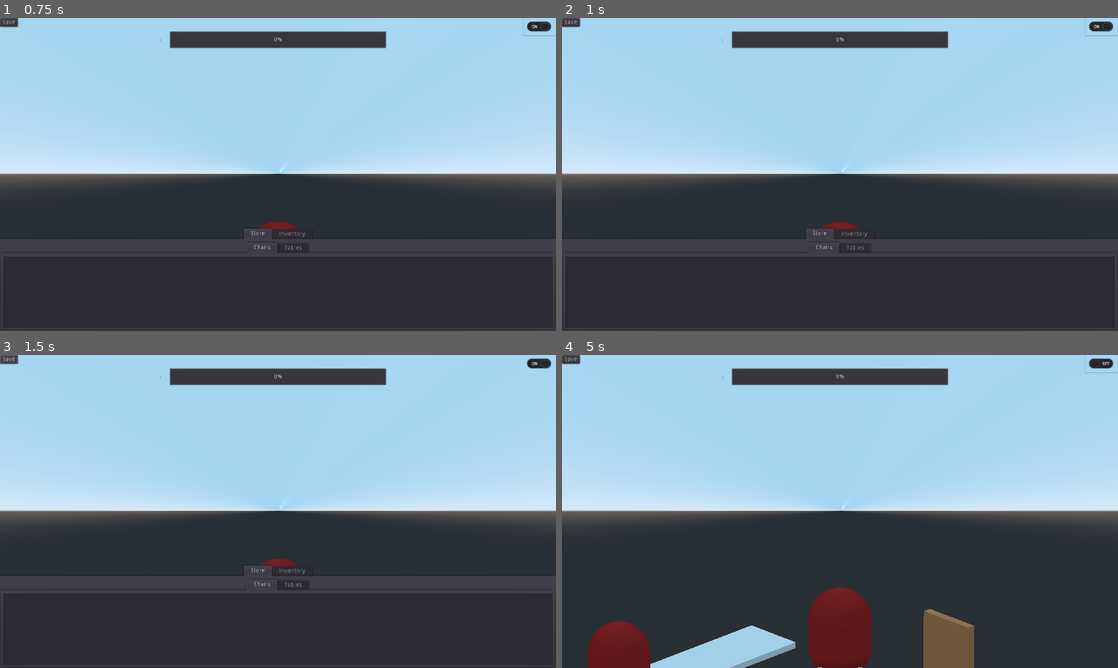
Above: before the commit, frames 1-4 (two rows, left to right).
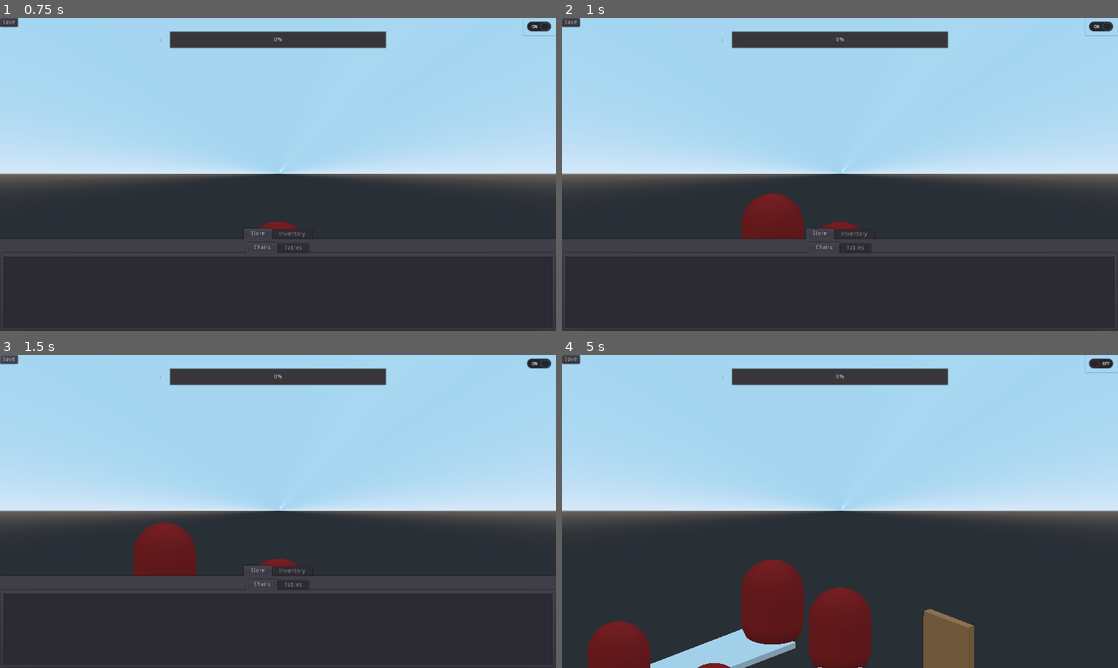
Above: after the commit, the same moments.

Repository: bigigloogames/Emperor-s-Restaurant
Game: Godot game, scene res://scenes/Restaurant.tscn
Same seed, same stepped clock (60 frames per second), same inputs: the game is played once before the commit and once after it. The project has no main scene, so this scene is started directly.
Inputs (mouse positions are in pixels of both pictures, inside the frame that each line leads up to):
- Up to frame 1 (0.75 s): click (539, 27) at 0.5 s
- Up to frame 2 (1 s): no input
- Up to frame 3 (1.5 s): click "Save" at 1.25 s
- Up to frame 4 (5 s): move the mouse to (962, 495) at 2.02 s; hold Up (ui_up) 2.03-2.78 s; tap Mouse wheel down (wheel_down) at 2.1, 3.6 s; click (962, 495) at 2.17 s; move the mouse to (728, 527) at 2.77 s; hold Down (ui_down) 2.78-3.53 s; tap Mouse wheel up (wheel_up) at 2.85, 4.35 s; click (728, 527) at 2.92 s; move the mouse to (895, 442) at 3.52 s; hold Up (ui_up) from 3.53 s (still down); click (895, 442) at 3.67 s; tap Enter at 4.25 s; move the mouse to (812, 574) at 4.27 s; click (812, 574) at 4.42 s

Frame 1 is identical in both runs. In frame 2, 1.4% of the frame differs, in the area x 32-44%, y 56-71%; in frame 3, 1.7%; in frame 4, 2.7%, in the area x 24-44%, y 65-100%.

Commit message:
Add Persistent Furniture Changes

Diff:
--- a/scenes/Restaurant.tscn
+++ b/scenes/Restaurant.tscn
@@ -168,7 +168,6 @@
 transform = Transform( 1, 0, 0, 0, 1, 0, 0, 0, 1, 0, 2, 0 )
 
 [node name="CustomerTimer" type="Timer" parent="."]
-wait_time = 3.0
 autostart = true
 [connection signal="toggled" from="Control/BuildMode" to="." method="_on_BuildMode_toggled"]
 [connection signal="item_selected" from="Control/Build/Inventory/Chairs" to="." method="_on_ItemList_item_selected"]
--- a/scripts/Furniture.gd
+++ b/scripts/Furniture.gd
@@ -21,7 +21,12 @@
 
 func place_item(selected_item, position):
 	position = world_to_map(position)
-	set_cell_item(position.x, 0, position.z, selected_item, SW)
+	var m = position.x
+	var n = position.z
+	if m >= 0 and n >= 0 and m < 9 and n < 9:
+		set_cell_item(m, 0, n, selected_item, SW)
+		return position
+	return null
 
 
 # Called every frame. 'delta' is the elapsed time since the previous frame.
--- a/scripts/Restaurant.gd
+++ b/scripts/Restaurant.gd
@@ -2,9 +2,6 @@
 
 const Unit = preload("res://scenes/Unit.tscn")
 # MeshLib item constants
-const EMPTY = -1
-const PATH_TILE = 4
-const SEAT_TILE = 6
 const CHAIR = 3
 const TABLE = 2
 # GridMap orientation constants
@@ -22,7 +19,6 @@
 onready var ExpBar = $Control/ExpBar
 onready var Level = $Control/Level
 var sav_dict = {}
-var level = 1
 var seats = []
 var selected_item = -1
 var build_mode = false
@@ -33,26 +29,26 @@
 	var furniture = sav_dict["furniture"]
 	Floor.populate_tiles(room_size)
 	Furni.populate_furniture(furniture)
-	seats = Astar.populate_astar(room_size, furniture)
 
-	Astar.generate_astar()
+	initialize_astar()
 
 	var mesh_lib = Furni.mesh_library
 	FurniList.populate_list(mesh_lib)
 
 
 func _on_CustomerTimer_timeout():
-	while seats:
+	if seats:
 		var NewUnit = Unit.instance()
 		NewUnit.translation.x = -3
 		NewUnit.translation.y = 2
 		self.add_child(NewUnit)
 		#NewUnit.visit_restaurant()
 		var free_seat = seats.pop_back()
-		var seat_id = $Astar.all_points[$Astar.v3_to_index(free_seat)]
-		$Astar.astar.set_point_disabled(seat_id, false)
+		print(free_seat)
+		var seat_id = Astar.all_points[Astar.v3_to_index(free_seat)]
+		Astar.astar.set_point_disabled(seat_id, false)
 		NewUnit.move_to(free_seat)
-		$Astar.astar.set_point_disabled(seat_id, true)
+		Astar.astar.set_point_disabled(seat_id, true)
 		yield(get_tree().create_timer(10.0), "timeout")
 		NewUnit.move_to(Vector3(-2, 1, 0))
 		seats.push_back(free_seat)
@@ -70,7 +66,9 @@
 		var result = Cam.get_clicked_position(event)
 		if result:
 			if build_mode:
-				Furni.place_item(selected_item, result.position)
+				var position = Furni.place_item(selected_item, result.position)
+				if position:
+					sav_dict["furniture"][position.x][position.z] = [selected_item, 0]
 			else:
 				get_tree().call_group("units", "move_to_via_click", result.position)
 
@@ -78,6 +76,10 @@
 func _on_BuildMode_toggled(_button_pressed):
 	build_mode = !build_mode
 	Build.visible = build_mode
+	if build_mode:
+		pass  # Hide customers
+	else:
+		initialize_astar()
 
 
 # Called every frame. 'delta' is the elapsed time since the previous frame.
@@ -114,35 +116,44 @@
 	save_file.close()
 
 
+func _on_Save_pressed():
+	save_game()
+
+
 func load_game():
 	var save_file = File.new()
 	if not save_file.file_exists("user://savegame.save"):
-		sav_dict["level"] = 1
-		sav_dict["exp"] = 0
-		sav_dict["currency"] = 0
-		sav_dict["floor"] = 0
-		sav_dict["tiles"] = 0
-		var room_size = 9
-		sav_dict["room_size"] = room_size
-		var furniture_array = []
-		for x in range(room_size):
-			furniture_array.append([])
-			furniture_array[x].resize(room_size)
-		# For debugging purposes
-		furniture_array[0][8] = [CHAIR, SW]  # no rotation
-		furniture_array[2][6] = [CHAIR, NE]  # 180
-		furniture_array[4][4] = [CHAIR, SE]  # +90 clockwise
-		furniture_array[6][2] = [CHAIR, NW]  # -90 clockwise
-		furniture_array[3][1] = [CHAIR, SW]  # no rotation
-		furniture_array[2][5] = [TABLE, NE]  # 180
-		furniture_array[5][4] = [TABLE, SE]  # +90 clockwise
-		furniture_array[5][2] = [TABLE, NW]  # -90 clockwise
-		sav_dict["furniture"] = furniture_array
+		initialize_sav_dict()
 		return
 	save_file.open("user://savegame.save", File.READ)
 	sav_dict = parse_json(save_file.get_line())
 	save_file.close()
 
 
-func _on_Save_pressed():
-	save_game()
+func initialize_sav_dict():
+	sav_dict["level"] = 1
+	sav_dict["exp"] = 0
+	sav_dict["currency"] = 0
+	sav_dict["floor"] = 0
+	sav_dict["tiles"] = 0
+	var room_size = 9
+	sav_dict["room_size"] = room_size
+	var furniture_array = []
+	for x in range(room_size):
+		furniture_array.append([])
+		furniture_array[x].resize(room_size)
+	# For debugging purposes
+	furniture_array[0][8] = [CHAIR, SW]  # no rotation
+	furniture_array[2][6] = [CHAIR, NE]  # 180
+	furniture_array[4][4] = [CHAIR, SE]  # +90 clockwise
+	furniture_array[6][2] = [CHAIR, NW]  # -90 clockwise
+	furniture_array[3][1] = [CHAIR, SW]  # no rotation
+	furniture_array[2][5] = [TABLE, NE]  # 180
+	furniture_array[5][4] = [TABLE, SE]  # +90 clockwise
+	furniture_array[5][2] = [TABLE, NW]  # -90 clockwise
+	sav_dict["furniture"] = furniture_array
+
+
+func initialize_astar():
+	seats = Astar.populate_astar(sav_dict["room_size"], sav_dict["furniture"])
+	Astar.generate_astar()
